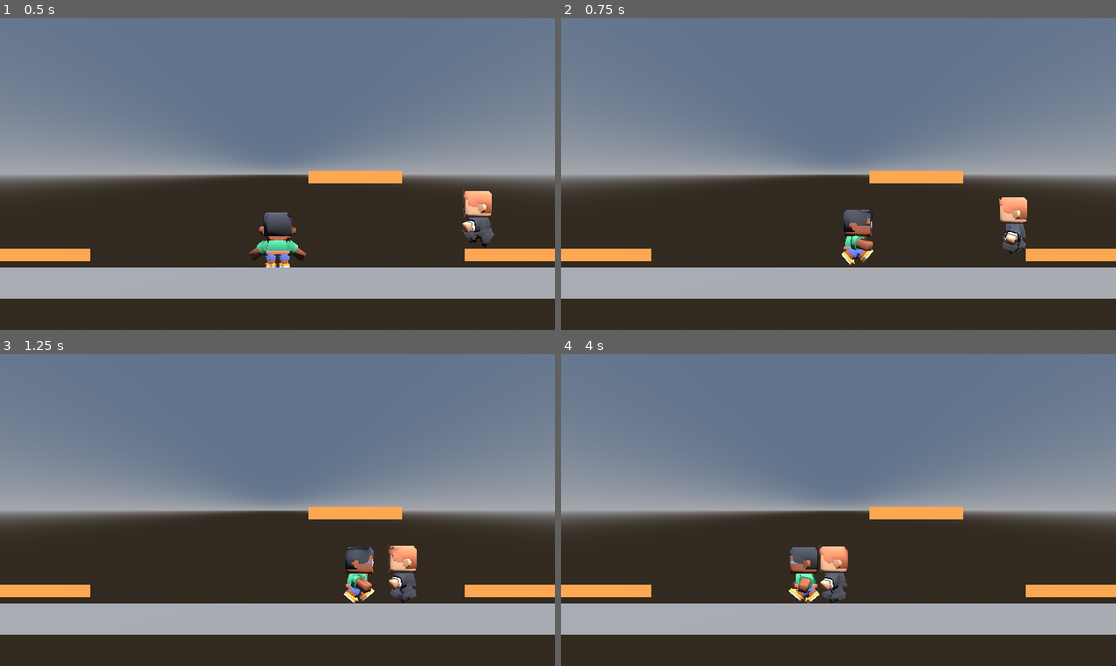
Above: before the commit, frames 1-4 (two rows, left to right).
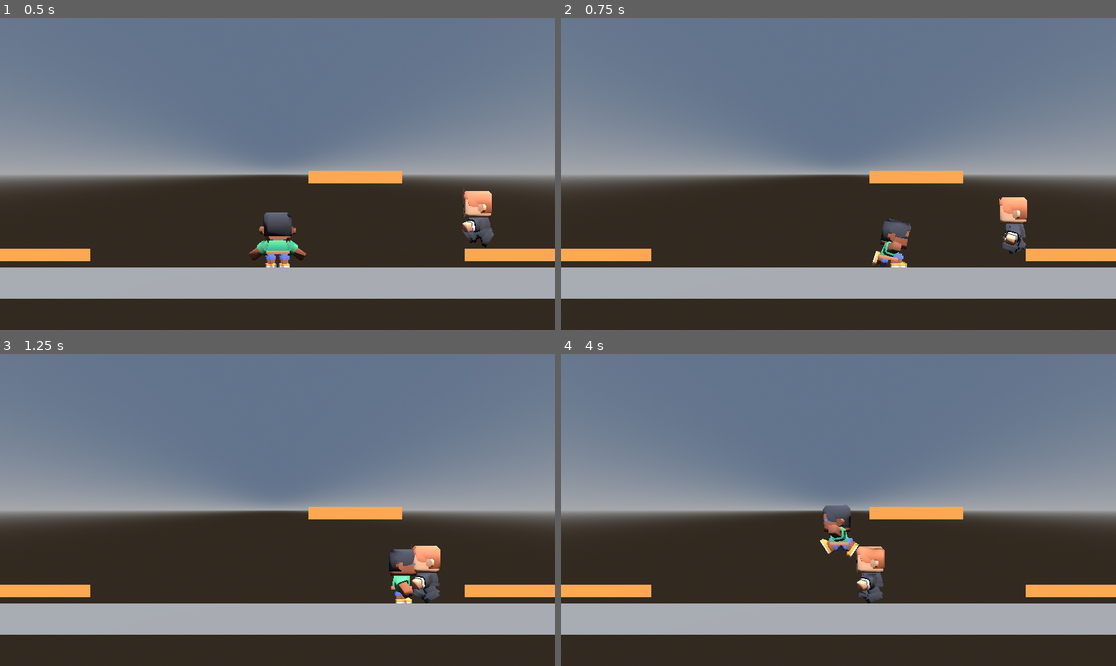
Above: after the commit, the same moments.

Repository: allan-gomez-creator/Barrasbalas
Game: Godot game, scene res://main.tscn
The game is run twice, just before and just after one commit, with the same random seed, the same clock (stepped at 60 frames per second) and the same inputs.
Inputs:
- Up to frame 1 (0.5 s): no input
- Up to frame 2 (0.75 s): hold D (move_right) from 0.53 s (still down); tap Q (rodar) at 0.6 s
- Up to frame 3 (1.25 s): keep holding D (move_right); tap Space (saltar) at 0.77 s
- Up to frame 4 (4 s): release D (move_right) at 1.28 s; hold A (move_left) 1.28-2.03 s; tap Q (rodar) every 0.75 s from 1.35 to 3.6 s; tap Space (saltar) at 1.52, 3.02, 3.77 s; hold D (move_right) 2.03-2.78 s; hold W (move_up) 2.78-3.53 s; hold A (move_left) from 3.53 s (still down)

Frame 1 is identical in both runs. In frame 2, 1.4% of the frame differs, in the area x 50-64%, y 61-80%; in frame 3, 2.2%; in frame 4, 2.8%, in the area x 41-59%, y 48-80%.

Commit message:
T7 N3 - Tarea B - enchufes y regla.

Diff:
--- a/rodar.gd
+++ b/rodar.gd
@@ -5,6 +5,7 @@
 @export var duracion = 0.3
 @export var recarga = 1.2
 @onready var pj = get_parent()
+@export var rapidez = 12.0
 
 var estado = Estado.LISTA
 var tiempo = 0.0
@@ -21,13 +22,21 @@
 		Estado.RECARGA:
 			if tiempo <= 0.001:
 				estado = Estado.LISTA
+func puede():
+	return pj.is_on_floor()
 
 func empezar():
 	estado = Estado.ACTIVA
 	tiempo = duracion
+	pj.empuje = -pj.basis.z * rapidez
+	pj.multiplicador = 0
+	pj.accion = "crouch"
 	print("empieza: ", tecla)
 
 func terminar():
 	estado = Estado.RECARGA
 	tiempo = recarga
+	pj.empuje = Vector3.ZERO
+	pj.multiplicador = 1
+	pj.accion = ""
 	print("termina: ", tecla)
